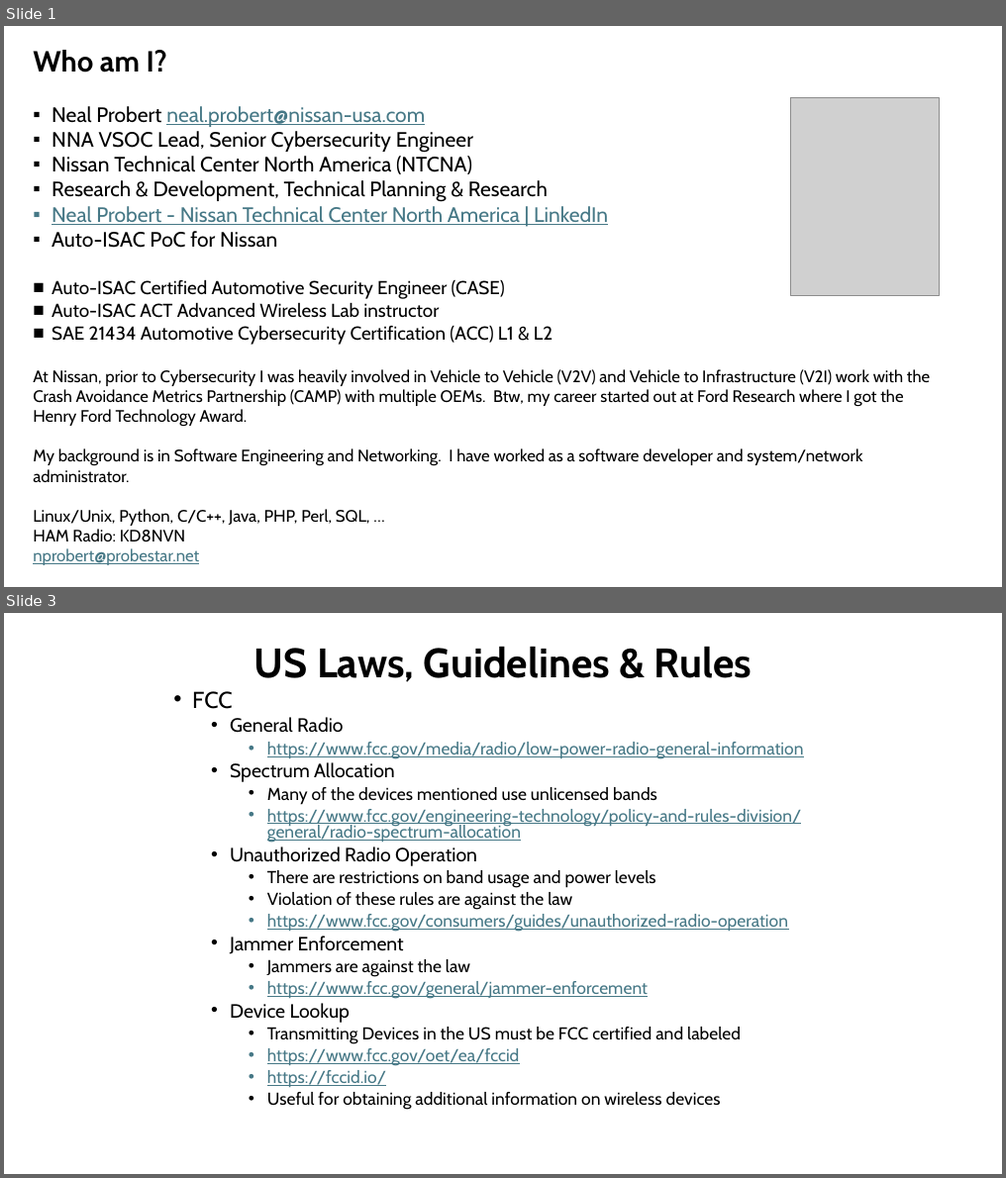
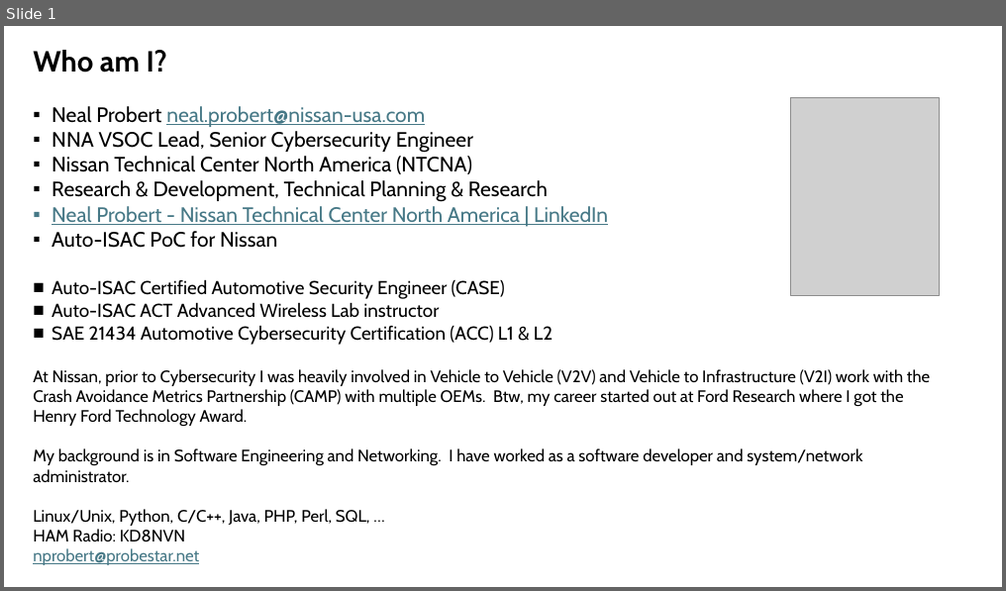
Before and after one commit to nprobert/AutoISAC-ACT-AdvWireless, a slide deck: 1 ACT AW - Intro.pptx. Shown one above the other, each under a label of ours: slides 1 and 3 before the commit, slide 1 after it; the slides between them are not shown. The pictures are 1006x1178 and 1006x591 pixels, drawn with LibreOffice and Linux fonts; fonts in the diff are those of the drawing; grey boxes stand for pictures. Boxes give left, top, right and bottom in pixels: in the first picture for what was removed or moved away, otherwise in the second. Text is boxed around its words. In the diff, an @@ line names an element or a change of style, - is before the commit and + after.

```diff
--- a/1 ACT AW - Intro.pptx
+++ b/1 ACT AW - Intro.pptx
@@ slide 3 removed at (4, 613, 1002, 1174), background #FFFFFF @@
@@ title removed at (254, 646, 751, 682) @@
-US Laws, Guidelines & Rules
@@ text removed at (192, 691, 804, 1110) @@
-• FCC
-  • General Radio
-    • https://www.fcc.gov/media/radio/low-power-radio-general-information
-  • Spectrum Allocation
-    • Many of the devices mentioned use unlicensed bands
-    • https://www.fcc.gov/engineering-technology/policy-and-rules-division/general/radio-spectrum-allocation
-  • Unauthorized Radio Operation
-    • There are restrictions on band usage and power levels
-    • Violation of these rules are against the law
-    • https://www.fcc.gov/consumers/guides/unauthorized-radio-operation
-  • Jammer Enforcement
-    • Jammers are against the law
-    • https://www.fcc.gov/general/jammer-enforcement
-  • Device Lookup
-    • Transmitting Devices in the US must be FCC certified and labeled
-    • https://www.fcc.gov/oet/ea/fccid
-    • https://fccid.io/
-    • Useful for obtaining additional information on wireless devices
```
Also in this commit, not shown: 7 other slides removed, 8 other files.
